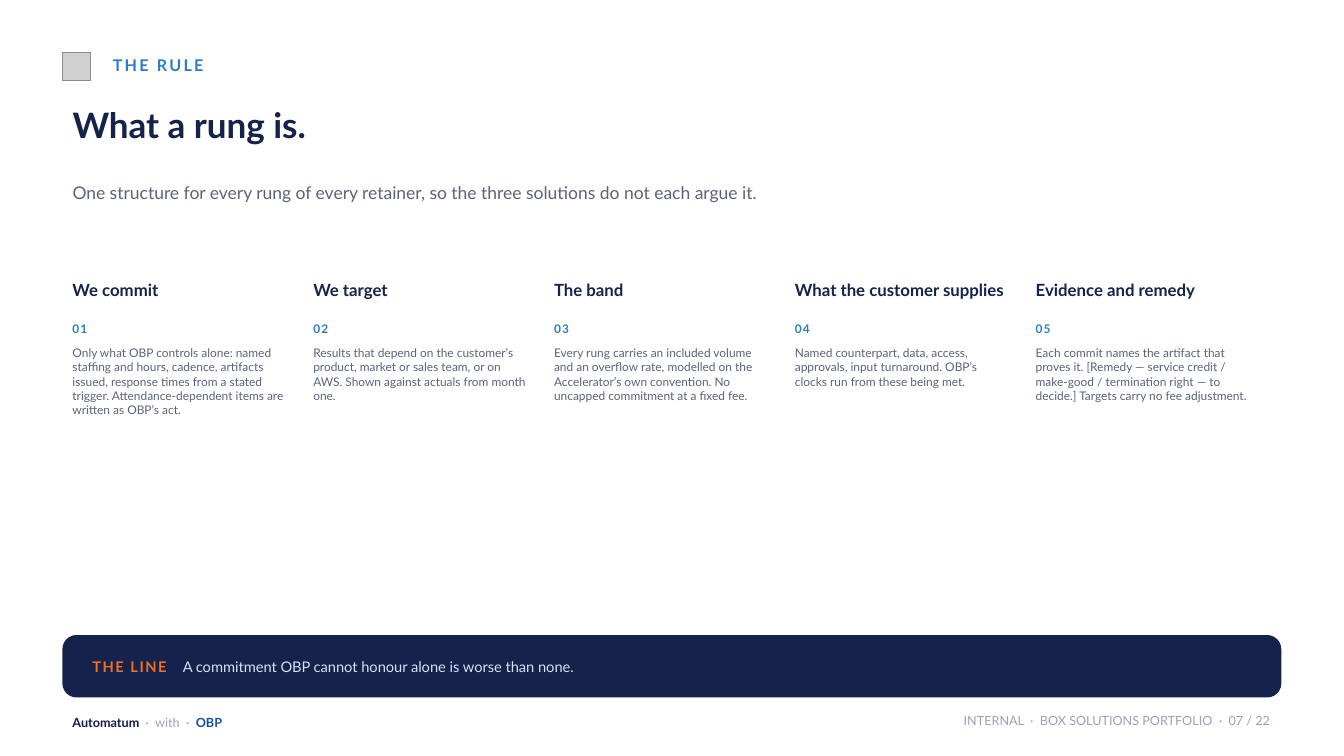
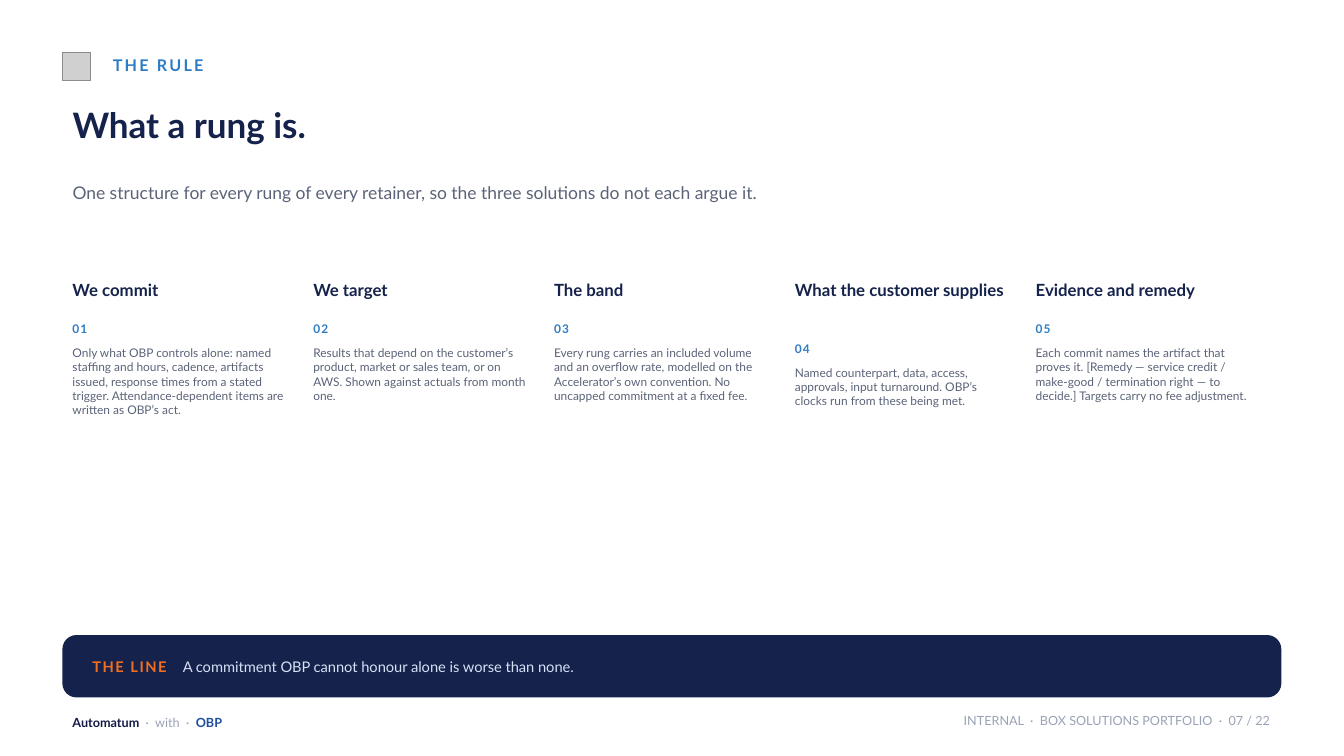
Before and after one commit to KianteEvans/barberbook, a slide deck: slide 7 of docs/deck/BOX_Solutions_Revised.pptx. Drawn at 1344x756 pixels with LibreOffice and Linux fonts; fonts in the diff are those of the drawing; grey boxes stand for pictures; background and template pictures are left out. Boxes give left, top, right and bottom in pixels: in the first picture for what was removed or moved away, otherwise in the second. Text is boxed around its words. In the diff, an @@ line names an element or a change of style, - is before the commit and + after.

```diff
--- a/docs/deck/BOX_Solutions_Revised.pptx
+++ b/docs/deck/BOX_Solutions_Revised.pptx
@@ text "04": place and size @@
-text "04" at (795,324,810,333)
+text "04" at (795,344,810,353)
@@ text "Named counterpart, data, access, approvals, ...": place and size @@
-text "Named counterpart, data, access, approvals, ..." at (795,348,977,388)
+text "Named counterpart, data, access, approvals, ..." at (795,368,977,407)
```
Also in this commit, not shown: 19 other slides changed, 1 other file.
